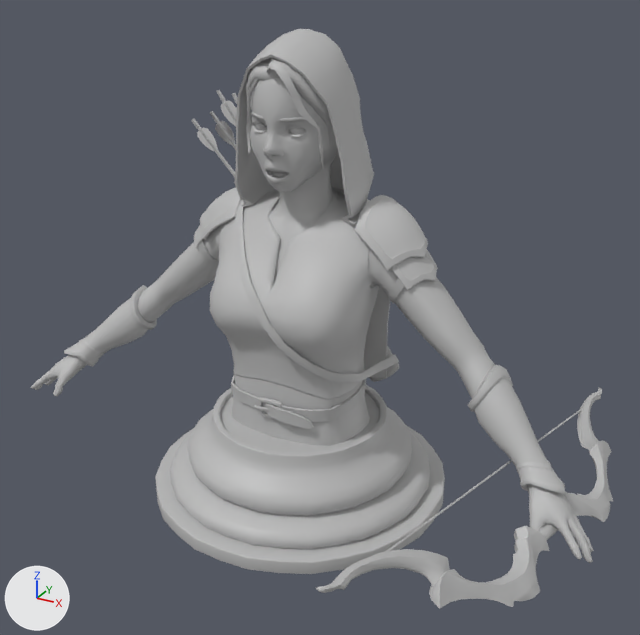
The FBX model Assets/Model/Unit/archer.fbx, before and after one commit.
Rendered twice from a 50 mm camera at (1.442, -2.469, 1.931) aimed at (0.139, -0.101, 0.747). Lighting does not change. The marker at lower left points along +X, +Y and +Z. Where no turn or scale is listed for an object, it has been applied to the vertices.

The older version as bpy lines, for what is in view:
```python
me_mesh = bpy.data.meshes.new('Mesh')
me_mesh.from_pydata(...)  # 6393 vertices, 5800 faces; spans x -1.13..1.13, y -0.27..0.23, z 0.2..1.62
me_mesh.materials.append(mat_lambert1)  # grey #bcbcbc
me_mesh_001 = bpy.data.meshes.new('Mesh.001')
me_mesh_001.from_pydata(...)  # 3721 vertices, 3593 faces; spans x -1.01..1.11, y -1.09..0.81, z 0.16..1.65
me_mesh_001.materials.append(mat_lambert1)  # grey #bcbcbc
me_mesh_002 = bpy.data.meshes.new('Mesh.002')
me_mesh_002.from_pydata(...)  # 642 vertices, 640 faces; spans x -0.542..0.542, y -0.542..0.542, z 0.0..0.313
me_mesh_002.materials.append(mat_lambert1)  # grey #bcbcbc
ob_archer_accessories = bpy.data.objects.new('archer_accessories', me_mesh_001)
ob_archer_accessories.location = (0.0, 0.0, 0.0)
ob_archer_base = bpy.data.objects.new('archer_base', me_mesh)
ob_archer_base.location = (0.0, 0.0, 0.0)
ob_pedestal = bpy.data.objects.new('pedestal', me_mesh_002)
ob_pedestal.location = (0.0, 0.0, 0.0)
```
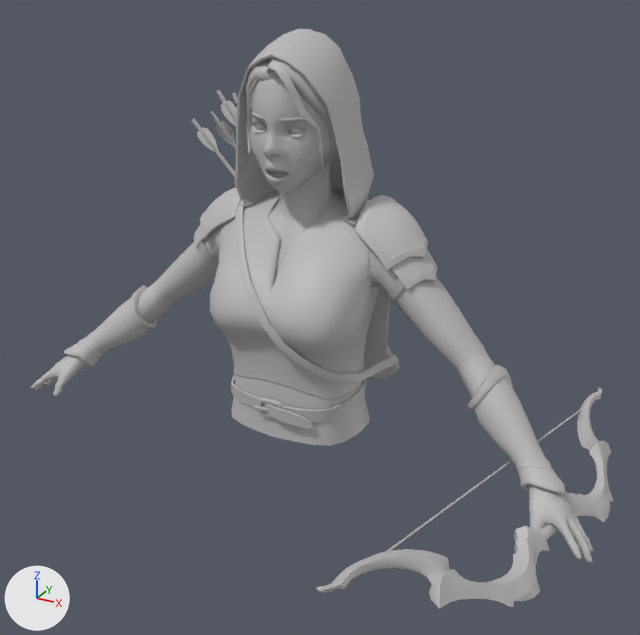
Location of each change, [x1, y1, x2, y2] in pixels of the pictures (640 x 635 px):
'pedestal', deleted
    before: [155, 385, 445, 574]

The change, as a diff of the scene's bpy script:
```diff
--- a/Assets/Model/Unit/archer.fbx.py
+++ b/Assets/Model/Unit/archer.fbx.py
@@ ob_pedestal @@
-ob_pedestal = bpy.data.objects.new('pedestal', me_mesh_002)
-ob_pedestal.location = (0.0, 0.0, 0.0)
```
